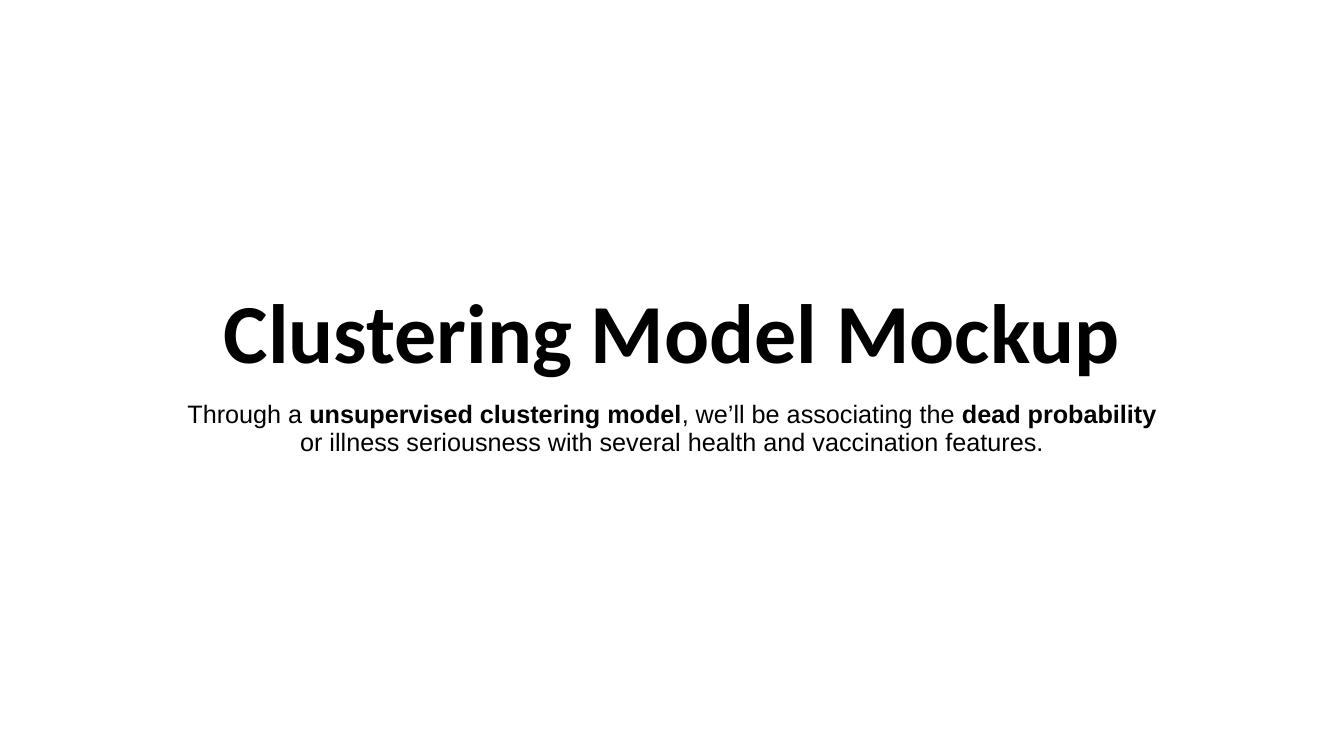
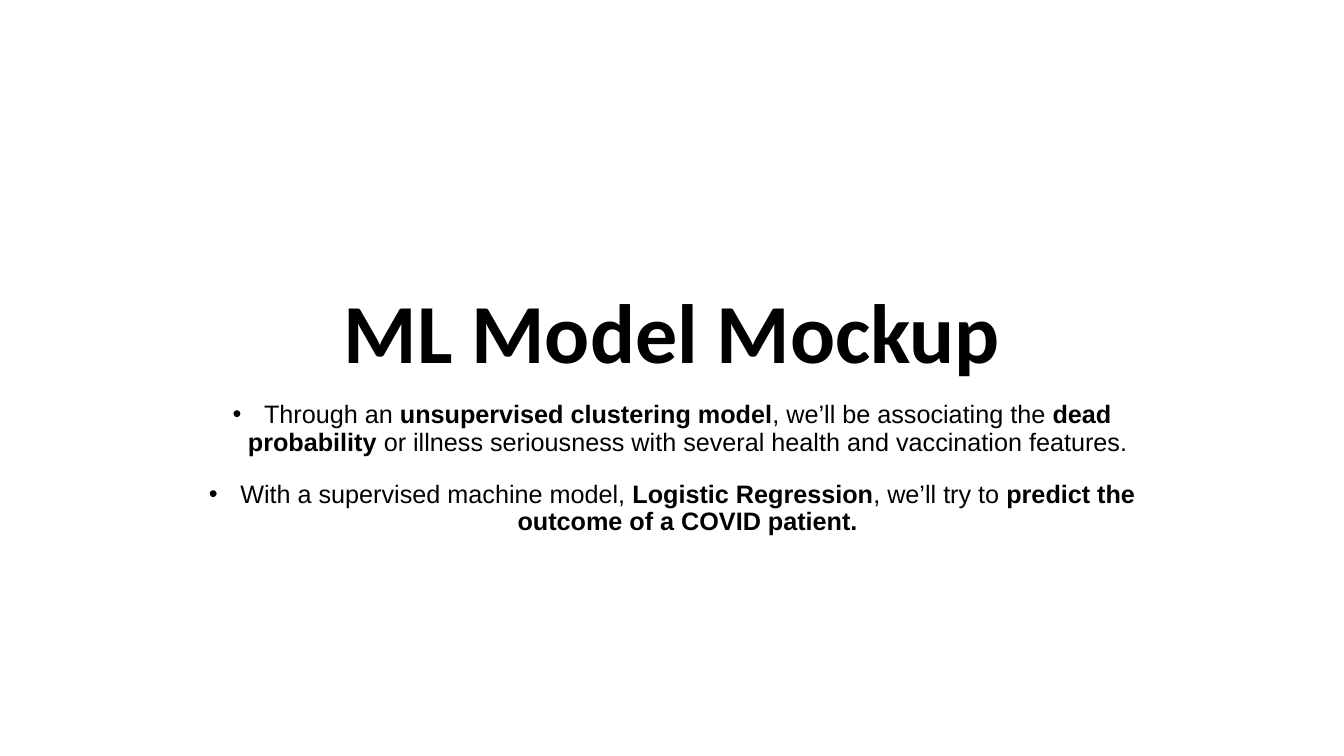
Before and after one commit to CharlyHdz13/Data_Analytics_Final_Project_T2, a slide deck: slide 1 of Clustering_Model_mockup.pptx. Drawn at 1344x756 pixels with LibreOffice and Linux fonts; fonts in the diff are those of the drawing. Boxes give left, top, right and bottom in pixels: in the first picture for what was removed or moved away, otherwise in the second. Text is boxed around its words. In the diff, an @@ line names an element or a change of style, - is before the commit and + after.

Commit message:
ML_Model
Classification using Logistic Regression

```diff
--- a/Clustering_Model_mockup.pptx
+++ b/Clustering_Model_mockup.pptx
@@ title at [344, 304, 1000, 377]: text changed @@
-Clustering Model Mockup
+ML Model Mockup
@@ subtitle at [240, 404, 1135, 536]: text changed @@
-Through a unsupervised clustering model, we’ll be associating the dead probability or illness seriousness with several health and vaccination features.
+• Through an unsupervised clustering model, we’ll be associating the dead probability or illness seriousness with several health and vaccination features.
+• With a supervised machine model, Logistic Regression, we’ll try to predict the outcome of a COVID patient.
```
Also in this commit, not shown: 2 slides added, 5 other files.
